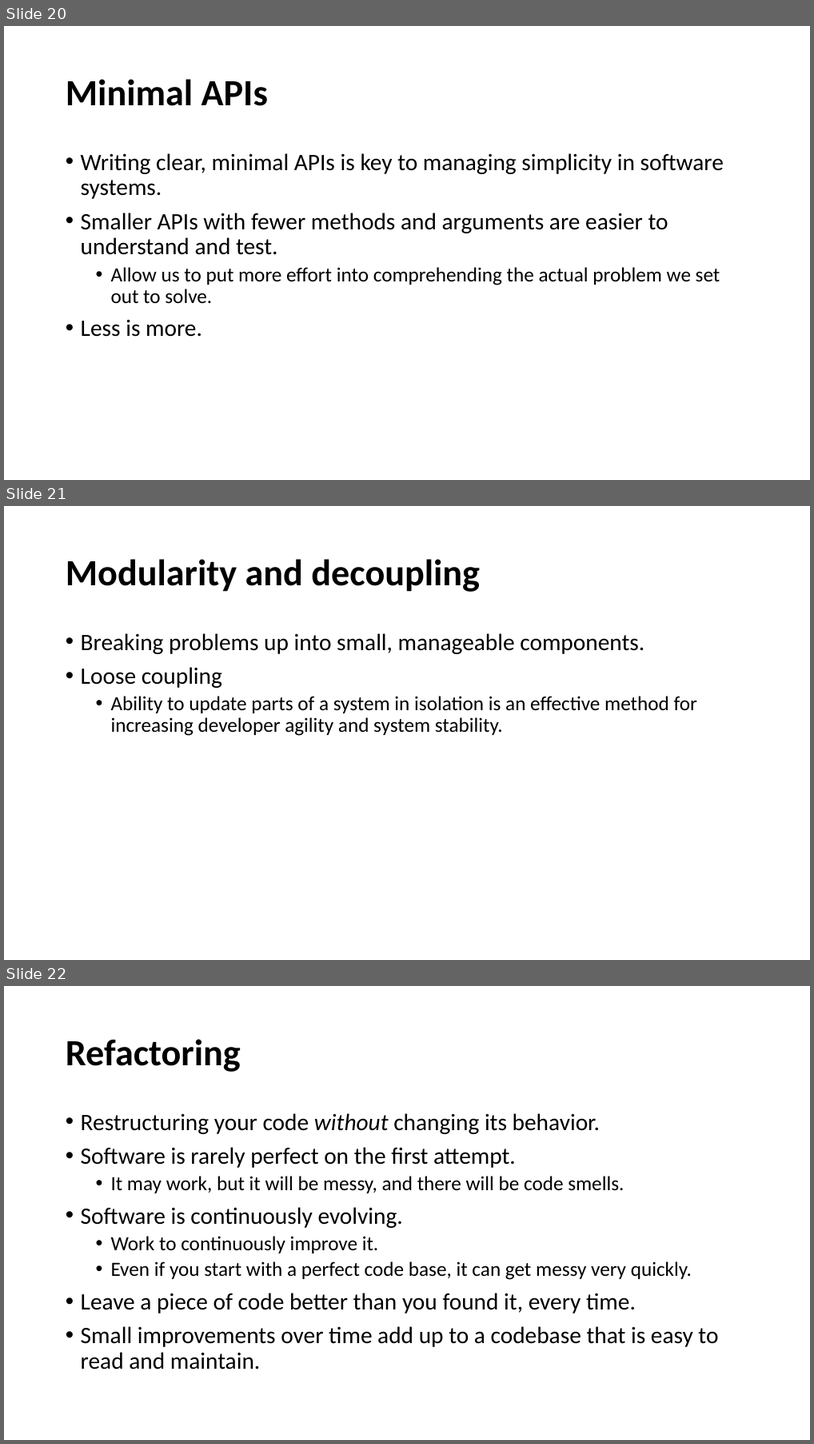
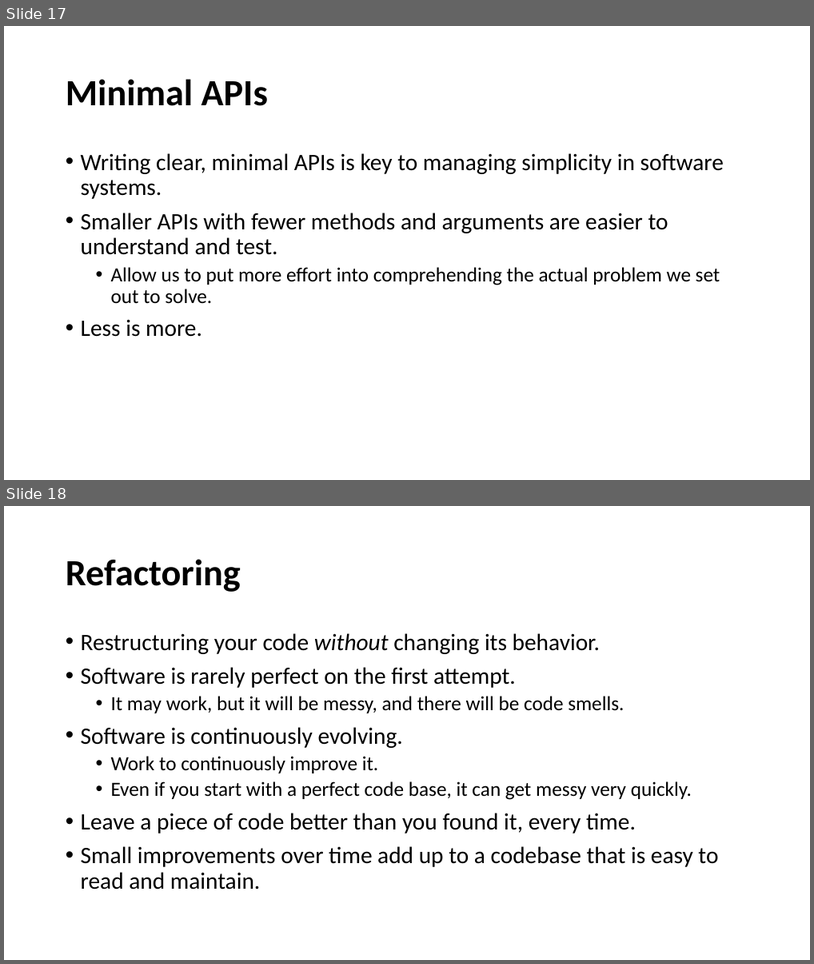
Before and after one commit to cebartling/test-driven, a slide deck: presentations/Introduction to Test-Driven Development.pptx. Shown one above the other, each under a label of ours: slides 20, 21 and 22 before the commit, slides 17 and 18 after it. The pictures are 814x1444 and 814x964 pixels, drawn with LibreOffice and Linux fonts; fonts in the diff are those of the drawing. Boxes give left, top, right and bottom in pixels: in the first picture for what was removed or moved away, otherwise in the second. Text is boxed around its words. In the diff, an @@ line names an element or a change of style, - is before the commit and + after.

```diff
--- a/presentations/Introduction to Test-Driven Development.pptx
+++ b/presentations/Introduction to Test-Driven Development.pptx
@@ slide 21 removed at (x1=4, y1=506, x2=810, y2=960), background #FFFFFF @@
@@ title removed at (x1=66, y1=559, x2=480, y2=592) @@
-Modularity and decoupling
@@ text removed at (x1=81, y1=633, x2=698, y2=736) @@
-• Breaking problems up into small, manageable components.
-• Loose coupling
-  • Ability to update parts of a system in isolation is an effective method for increasing developer agility and system stability.
@@ what was slide 20 is now slide 17 @@
@@ what was slide 22 is now slide 18 @@
```
Also in this commit, not shown: 5 slides changed, 4 other slides removed.
